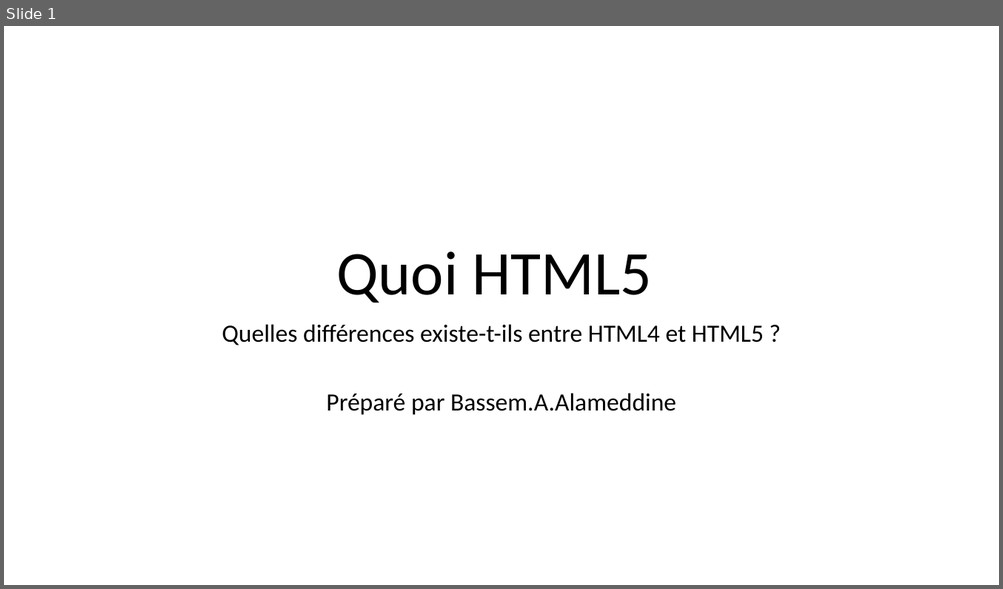
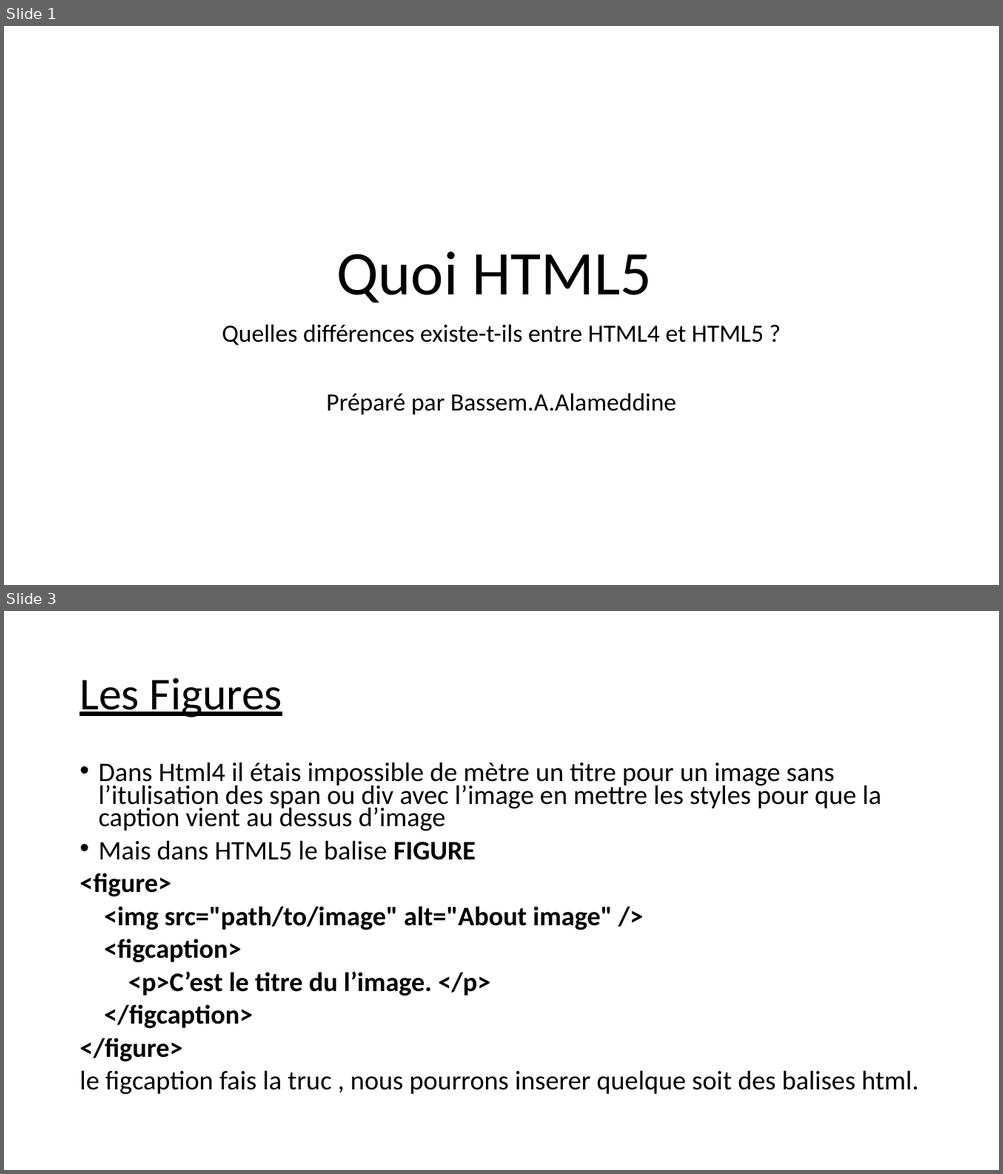
Before and after one commit to balamddine/NewHtml5, a slide deck: Presentation Du HTML5 .pptx. Shown one above the other, each under a label of ours: slide 1 before the commit, slides 1 and 3 after it; the slides between them are not shown. The pictures are 1003x589 and 1003x1174 pixels, drawn with LibreOffice and Linux fonts; fonts in the diff are those of the drawing. Boxes give left, top, right and bottom in pixels: in the first picture for what was removed or moved away, otherwise in the second. Text is boxed around its words. In the diff, an @@ line names an element or a change of style, - is before the commit and + after.

```diff
--- a/Presentation Du HTML5 .pptx
+++ b/Presentation Du HTML5 .pptx
@@ slide 3 added at [4,611,999,1170], background #FFFFFF @@
@@ title added at [79,678,282,718], 44 pt, text #000000, underline @@
+Les Figures
@@ text added at [79,762,918,1095], 25.9 pt, text #000000 @@
+• Dans Html4 il étais impossible de mètre un titre pour un image sans l’itulisation des span ou div avec l’image en mettre les styles pour que la caption vient au dessus d’image
+• Mais dans HTML5 le balise FIGURE
+<figure>
+<img src="path/to/image" alt="About image" />
+<figcaption>
+<p>C’est le titre du l’image. </p>
+</figcaption>
+</figure>
+le figcaption fais la truc , nous pourrons inserer quelque soit des balises html.
```
Also in this commit, not shown: 1 slide changed, 1 other slide added, 1 slide removed, 1 other file.
